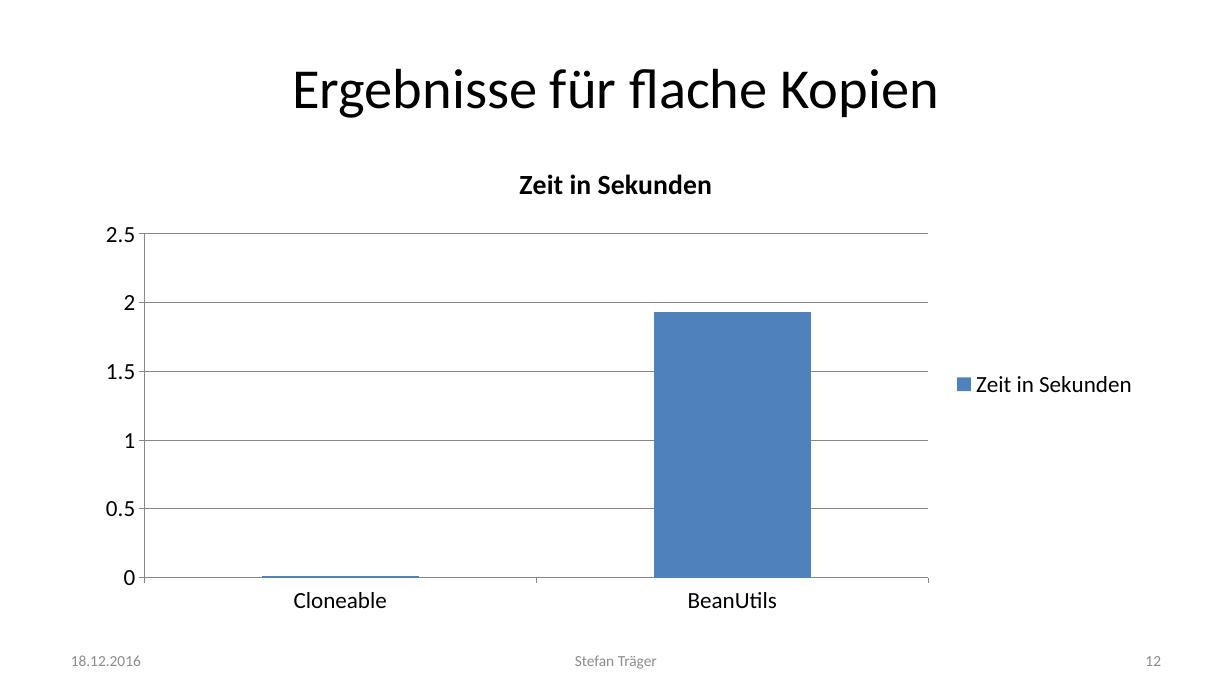
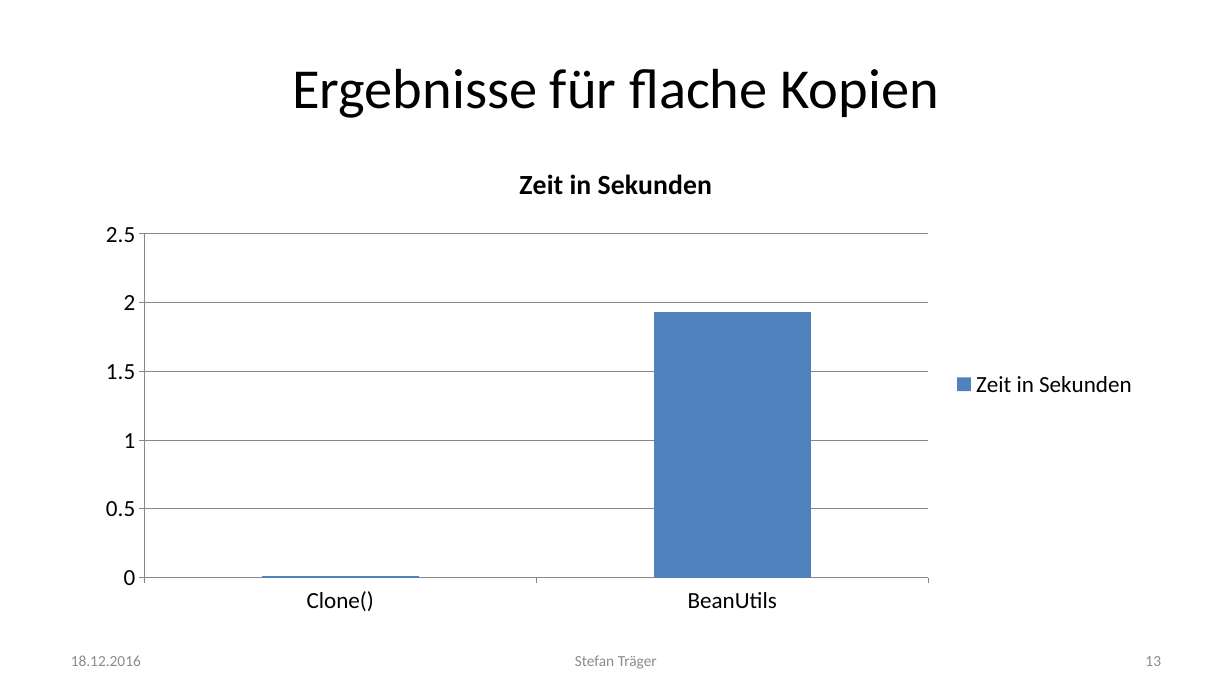
Before and after one commit to doubleSlashde/brownbagLunchCloneObjectsInJava, a slide deck: slide 13 of Klonen von Objekten in Java.pptx (slide 12 before the commit). Drawn at 1232x693 pixels with LibreOffice and Linux fonts; fonts in the diff are those of the drawing. Boxes give left, top, right and bottom in pixels: in the first picture for what was removed or moved away, otherwise in the second. Text is boxed around its words. In the diff, an @@ line names an element or a change of style, - is before the commit and + after.

```diff
--- a/Klonen von Objekten in Java.pptx
+++ b/Klonen von Objekten in Java.pptx
@@ column chart at [85, 144, 1148, 624] @@
-categories: Cloneable, BeanUtils
+categories: Clone(), BeanUtils
@@ page number at [1145, 656, 1161, 666]: text changed @@
-12
+13
```
Also in this commit, not shown: 4 other slides changed, 1 slide added.
